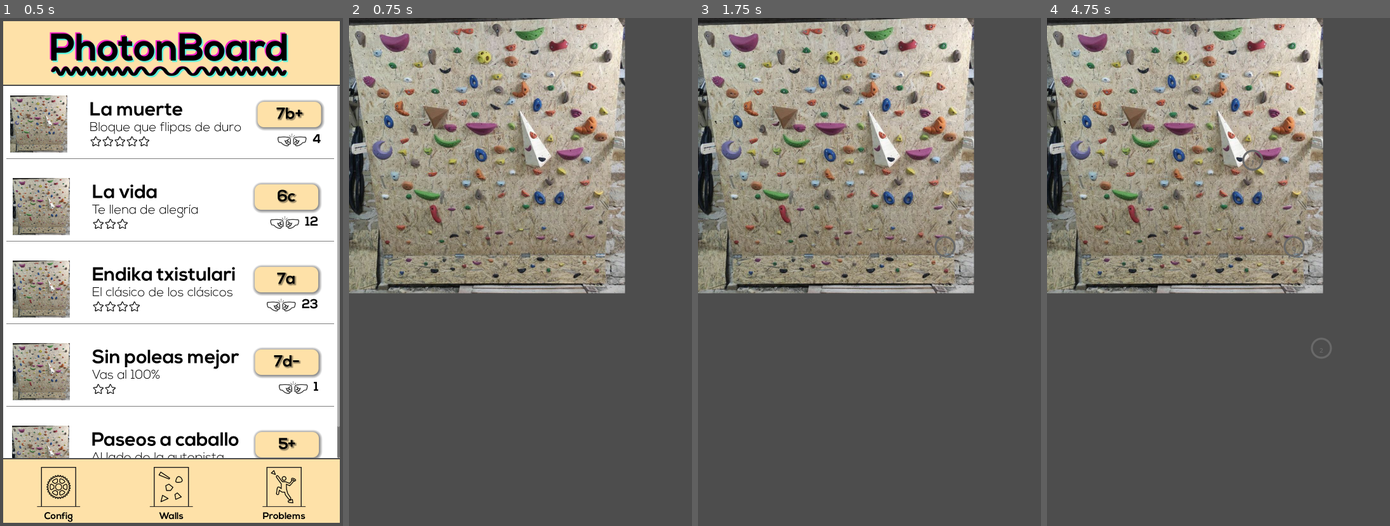
Above: before the commit, frames 1-4 (left to right).
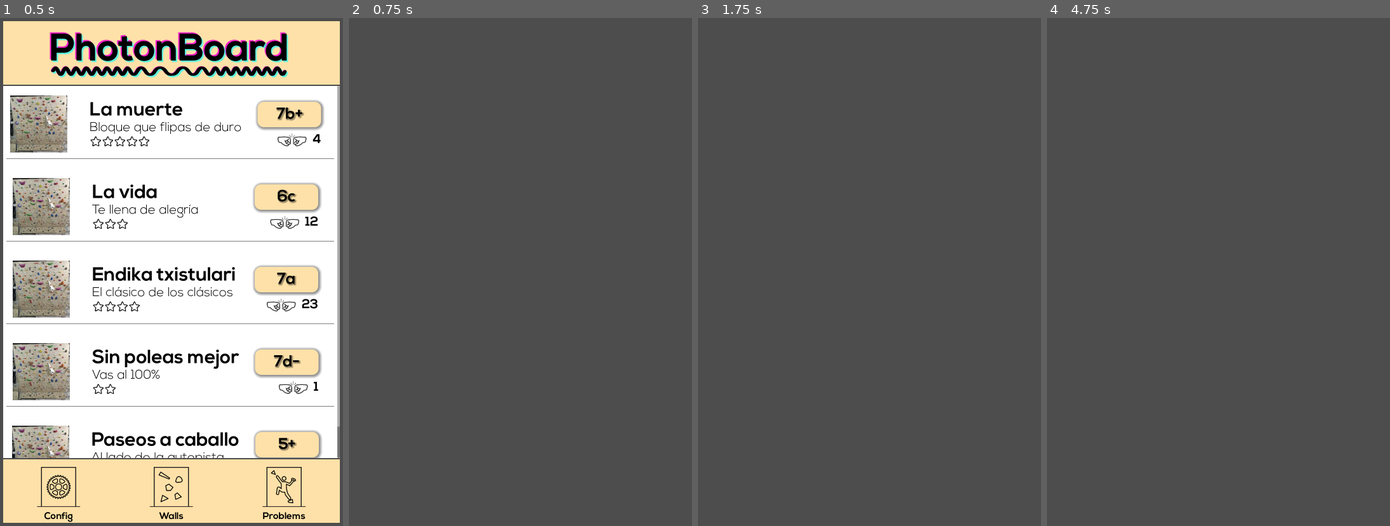
Above: after the commit, the same moments.

Repository: ladecadence/PhotonboardApp
Game: Godot game, scene res://main.tscn
The game is run twice, just before and just after one commit, with the same random seed, the same clock (stepped at 60 frames per second) and the same inputs.
Inputs (mouse positions are in pixels of both pictures, inside the frame that each line leads up to):
- Up to frame 1 (0.5 s): no input
- Up to frame 2 (0.75 s): click "Walls" at 0.5 s
- Up to frame 3 (1.75 s): tap Enter at 1.25 s; move the mouse to (944, 246) at 1.27 s; click (944, 246) at 1.42 s
- Up to frame 4 (4.75 s): tap Space at 2, 3.5 s; drag from (1149, 297) to (1201, 373) at 2.02 s; tap Enter at 2.75, 4.25 s; move the mouse to (1252, 160) at 2.77 s; click (1252, 160) at 2.92 s; drag from (1201, 373) to (1115, 195) at 3.52 s; move the mouse to (1321, 348) at 4.27 s; click (1321, 348) at 4.42 s

Frame 1 is identical in both runs. In frame 2, 42% of the frame differs, in the area x 0-81%, y 0-55%; in frame 3, 42%; in frame 4, 42%, in the area x 0-83%, y 0-67%.
Error after the commit: Cannot call method 'get_size' on a null value. (res://scripts/wall_widget.gd:21)

Commit message:
Cleanup of warnings and test using user data files

Diff:
--- a/scripts/Hold.gd
+++ b/scripts/Hold.gd
@@ -11,13 +11,13 @@
 var wallid: int
 var x: float
 var y: float
-var type: HOLD_TYPE
-var size: HOLD_SIZE
+var type: HOLD_TYPE = HOLD_TYPE.DESIGN
+var size: HOLD_SIZE = HOLD_SIZE.SMALL
 
-func _init(i, w, x, y, t, s):
+func _init(i, w, _x, _y, t, s):
 	id = i
 	wallid = w
-	self.x = x
-	self.y = y
+	x = _x
+	y = _y
 	type = t
 	size = s
--- a/scripts/Problem.gd
+++ b/scripts/Problem.gd
@@ -2,7 +2,7 @@
 
 class_name Problem
 
-const Hold = preload("res://scripts/Hold.gd")
+#const Hold = preload("res://scripts/Hold.gd")
 
 var id: int
 var wallid: int
@@ -30,10 +30,8 @@
 	return JSON.stringify(self)
 
 func fromJson(s):
-	var json = JSON.new()
-	var error = json.parse_string(s)
-	if error == OK:
-		var data = json.data
+	var data = JSON.parse_string(s)
+	if data != null:
 		self.id = data["id"]
 		self.wallid = data["wallid"]
 		self.name = data["name"]
--- a/scripts/Wall.gd
+++ b/scripts/Wall.gd
@@ -2,8 +2,8 @@
 
 class_name Wall
 
-const Hold = preload("res://scripts/Hold.gd")
-const Problem = preload("res://scripts/Problem.gd")
+#const Hold = preload("res://scripts/Hold.gd")
+#const Problem = preload("res://scripts/Problem.gd")
 
 var id: int
 var name : String
@@ -38,10 +38,8 @@
 	return JSON.stringify(self)
 
 func fromJson(s):
-	var json = JSON.new()
-	var error = json.parse_string(s)
-	if error == OK:
-		var data = json.data
+	var data = JSON.parse_string(s)
+	if data != null:
 		self.id = data["id"]
 		self.name = data["name"]
 		self.description = data["description"]
--- a/scripts/content_problem.gd
+++ b/scripts/content_problem.gd
@@ -1,13 +1,13 @@
 extends Control
 
-const Hold = preload("res://scripts/Hold.gd")
-const Problem = preload("res://scripts/Problem.gd")
+#const Hold = preload("res://scripts/Hold.gd")
+#const Problem = preload("res://scripts/Problem.gd")
 
 func _ready() -> void:
 	pass
 
 func loadData(data):
-	$Scroll/MarginPrincipal/Lista/MarginImage/Image.set_texture(ImageTexture.create_from_image(Image.load_from_file("res://images/wall0001.jpg")))
+	$Scroll/MarginPrincipal/Lista/MarginImage/Image.set_texture(ImageTexture.create_from_image(Image.load_from_file("user://wall01.jpg")))
 	$Scroll/MarginPrincipal/Lista/HBoxContainerNombre/Name.text = data.name
 	$Scroll/MarginPrincipal/Lista/HBoxContainerNombre/MarginContainer/CenterContainer/Panel/Grade.text = data.grade
 	$Scroll/MarginPrincipal/Lista/Description.text = data.description
--- a/scripts/content_problems.gd
+++ b/scripts/content_problems.gd
@@ -3,7 +3,7 @@
 @onready var lista = $Scroll/Lista
 @onready var card = preload("res://components/problem_card.tscn")
 
-const Wall = preload("res://scripts/Wall.gd")
+#const Wall = preload("res://scripts/Wall.gd")
 
 # Called when the node enters the scene tree for the first time.
 func _ready() -> void:
@@ -26,7 +26,7 @@
 
 
 # Called every frame. 'delta' is the elapsed time since the previous frame.
-func _process(delta: float) -> void:
+func _process(_delta: float) -> void:
 	pass
 
 func _on_button_problems_pressed() -> void:
@@ -35,5 +35,5 @@
 
 func _on_button_walls_pressed() -> void:
 	# TODO: remove after wall widget is ready
-	var wall = Wall.new("Rocuadramo", "Best wall", true, 5, 40, "res://images/wall0001.jpg")
+	var wall = Wall.new("Rocuadramo", "Best wall", true, 5, 40, "user://wall01.jpg")
 	AppManager.load_screen(AppManager.Screen.TEST_WALLWIDGET, wall)
--- a/scripts/problem_card.gd
+++ b/scripts/problem_card.gd
@@ -1,16 +1,12 @@
 extends MarginContainer
 
-const Problem = preload("res://scripts/Problem.gd")
+#const Problem = preload("res://scripts/Problem.gd")
 var problem: Problem
 
 # Called when the node enters the scene tree for the first time.
 func _ready() -> void:
 	pass # Replace with function body.
 
-
-# Called every frame. 'delta' is the elapsed time since the previous frame.
-func _process(delta: float) -> void:
-	pass
 
 func load_data(data: Problem):
 	problem = data
--- a/scripts/problem_view.gd
+++ b/scripts/problem_view.gd
@@ -2,7 +2,7 @@
 
 class_name ProblemView
 
-const Problem = preload("res://scripts/Problem.gd")
+#const Problem = preload("res://scripts/Problem.gd")
 
 func loadData(data):
 	$VBoxContainer/ContentProblem.loadData(data)
--- a/scripts/wall_widget.gd
+++ b/scripts/wall_widget.gd
@@ -1,8 +1,11 @@
 extends Node2D
 
-const Hold = preload("res://scripts/Hold.gd")
-const Wall = preload("res://scripts/Wall.gd")
+#const Hold = preload("res://scripts/Hold.gd")
+#const Wall = preload("res://scripts/Wall.gd")
 
+enum WALL_MODE {CREATE, EDIT, SHOW}
+
+var mode: WALL_MODE = WALL_MODE.CREATE
 var image: Texture2D = null
 var zoom: float = 1.0
 var origin: Vector2 = Vector2(0,0)
@@ -11,10 +14,10 @@
 var lastHold: int = 0
 var wall: Wall
 
-func loadData(wall: Wall):
-	self.wall = wall
-	lastHold = len(wall.holds) # for counting the holds added (their ID)
-	image = ImageTexture.create_from_image(Image.load_from_file(wall.image))
+func loadData(w: Wall):
+	self.wall = w
+	lastHold = len(w.holds) # for counting the holds added (their ID)
+	image = ImageTexture.create_from_image(Image.load_from_file(self.wall.image))
 	imageSize = image.get_size()
 	queue_redraw()
 
@@ -32,7 +35,7 @@
 
 # process events
 func _input(event):
-	# zoom
+	# zoom: TODO: Fix zoom centered in pointer position
 	if event is InputEventMouseButton:
 		if event.is_pressed():
 			# zoom in
@@ -55,14 +58,16 @@
 			# save for when the touch is released
 			lastTouchedCords = event.position
 		else: # released
-			# if the vector of movement (drag) is very small, it was just a touch
-			if (event.position.abs() - lastTouchedCords.abs()).length() < 2:
-				# check if we can add a hold, if we are inside the image
-				if event.position > origin && event.position < origin + (imageSize*zoom):
-					# add the hold, beware of zoom level
-					wall.holds.append(Hold.new(lastHold, wall.id, (event.position.x/zoom)-origin.x, (event.position.y/zoom)-origin.y, Hold.HOLD_TYPE.DESIGN, Hold.HOLD_SIZE.SMALL))
-					lastHold+=1
-					queue_redraw()
+			# check mode
+			if mode != WALL_MODE.SHOW:
+				# if the vector of movement (drag) is very small, it was just a touch
+				if (event.position.abs() - lastTouchedCords.abs()).length() < 2:
+					# check if we can add a hold, if we are inside the image
+					if event.position > origin && event.position < origin + (imageSize*zoom):
+						# add the hold, beware of zoom level
+						wall.holds.append(Hold.new(lastHold, wall.id, (event.position.x/zoom)-origin.x, (event.position.y/zoom)-origin.y, Hold.HOLD_TYPE.DESIGN, Hold.HOLD_SIZE.SMALL))
+						lastHold+=1
+						queue_redraw()
 
 
 	# drag
@@ -71,3 +76,6 @@
 		if event.relative.length() > 2:
 			origin = origin + event.relative
 			queue_redraw()
+
+func get_wall() -> Wall:
+	return wall
